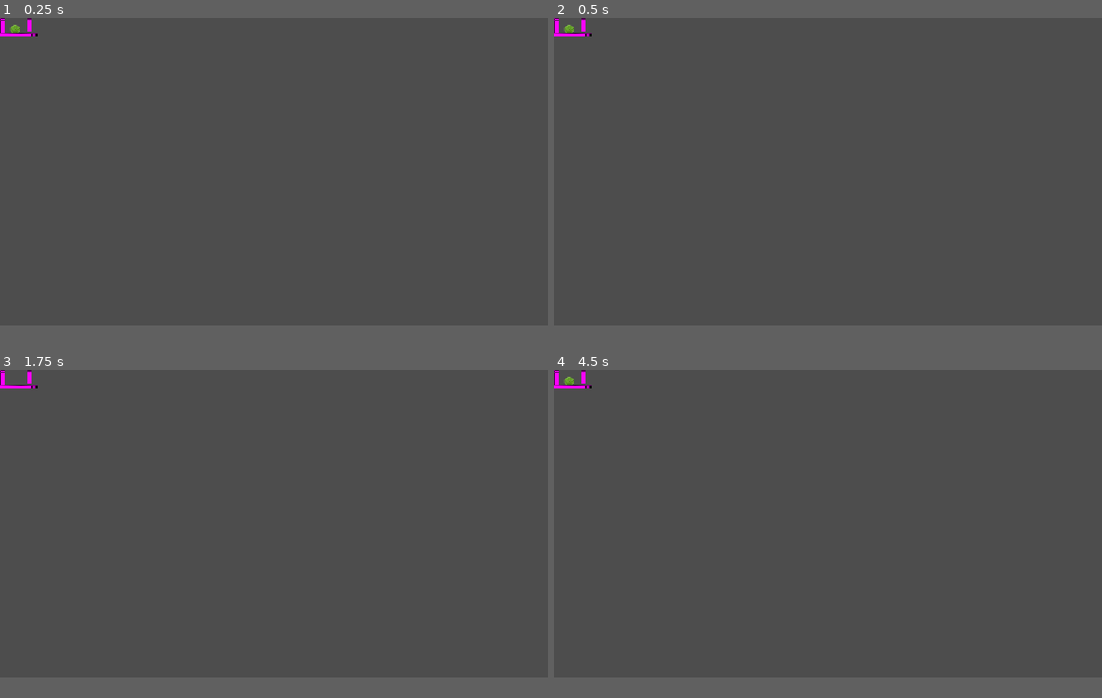
Above: before the commit, frames 1-4 (two rows, left to right).
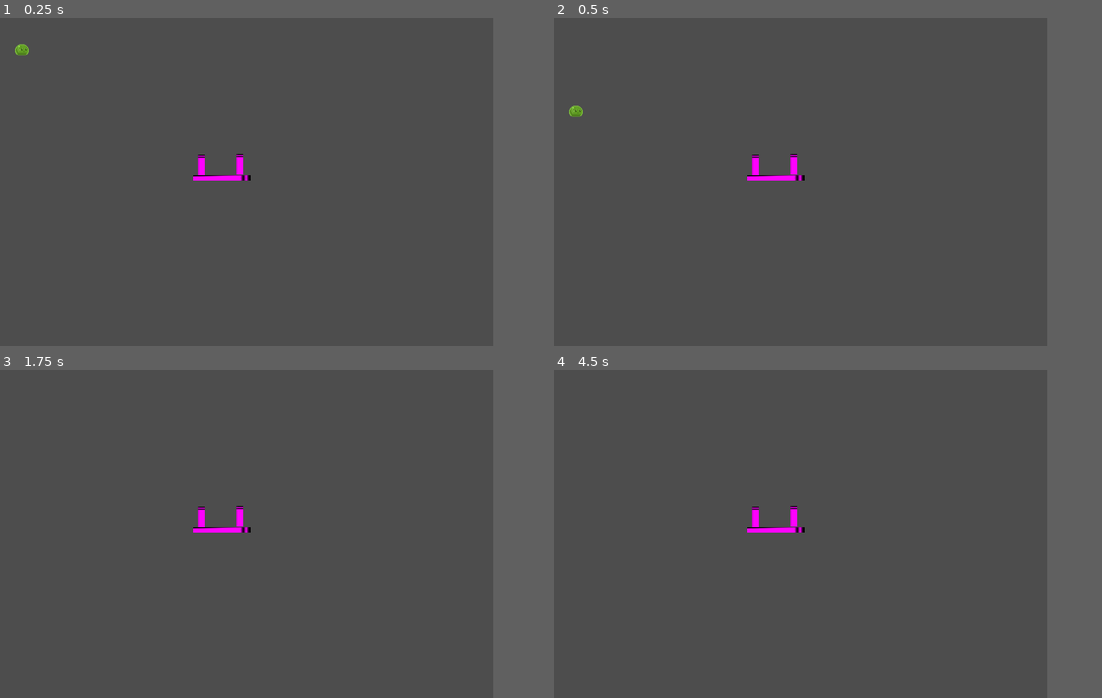
Above: after the commit, the same moments.

Repository: katfishkatfishing/bounce-
Game: Godot game, scene res://test.tscn
Same seed, same stepped clock (60 frames per second), same inputs: the game is played once before the commit and once after it.
Inputs:
- Up to frame 1 (0.25 s): no input
- Up to frame 2 (0.5 s): no input
- Up to frame 3 (1.75 s): tap Enter (ui_accept) at 0.5, 0.6, 0.77, 1.07, 1.25, 1.35, 1.52 s; hold D (right) from 0.53 s (still down)
- Up to frame 4 (4.5 s): tap Enter (ui_accept) at 1.82, 2, 2.1, 2.75, 2.85, 3.02, 3.32, 3.5, 3.6, 3.77, 4.07, 4.25, 4.35 s; release D (right) at 2.03 s; hold A (left) 2.03-2.78 s; hold D (right) 2.78-4.28 s; hold A (left) from 4.28 s (still down)
In our replay, the window is 800x450 before the commit and 720x480 after it. These sizes can differ from the game's own. Grey fills any space a smaller window leaves; there, only what the larger window draws over its background counts as a difference.

The runs differ from the first frame. In frame 1, 0.6% of the frame differs, in the area x 0-46%, y 0-50%; in frame 2, 0.6%; in frame 3, 0.5%; in frame 4, 0.5%.

Commit message:
updatee

Diff:
--- a/bounce!/player/player.tscn
+++ b/bounce!/player/player.tscn
@@ -4,7 +4,7 @@
 [ext_resource type="Texture2D" uid="uid://dsbsf728dihrk" path="res://assets/sprites/hks.png" id="2_g1dw6"]
 
 [sub_resource type="CircleShape2D" id="CircleShape2D_7numd"]
-radius = 8.0
+radius = 9.0
 
 [sub_resource type="AtlasTexture" id="AtlasTexture_yw30f"]
 atlas = ExtResource("2_g1dw6")
@@ -36,4 +36,4 @@
 
 [node name="AnimatedSprite2D" type="AnimatedSprite2D" parent="." unique_id=1208525970]
 sprite_frames = SubResource("SpriteFrames_d0u6y")
-frame_progress = 0.87522024
+frame_progress = 0.017601568
--- a/bounce!/project.godot
+++ b/bounce!/project.godot
@@ -17,6 +17,8 @@
 
 [display]
 
+window/size/viewport_width=720
+window/size/viewport_height=480
 window/stretch/mode="canvas_items"
 window/stretch/aspect="expand"
 
--- a/bounce!/scripts/player.gd
+++ b/bounce!/scripts/player.gd
@@ -11,12 +11,12 @@
 		velocity += get_gravity() * delta
 
 	# Handle jump.
-	if Input.is_action_just_pressed("ui_accept") and is_on_floor():
+	if Input.is_action_just_pressed("up") and is_on_floor():
 		velocity.y = JUMP_VELOCITY
 
 	# Get the input direction and handle the movement/deceleration.
 	# As good practice, you should replace UI actions with custom gameplay actions.
-	var direction := Input.get_axis("ui_left", "ui_right")
+	var direction := Input.get_axis("left", "right")
 	if direction:
 		velocity.x = direction * SPEED
 	else:
--- a/bounce!/test.tscn
+++ b/bounce!/test.tscn
@@ -10,7 +10,7 @@
 [node name="test" type="Node2D" unique_id=808088760]
 
 [node name="floor" type="Sprite2D" parent="." unique_id=1360081105]
-position = Vector2(6, 16)
+position = Vector2(293.81598, 215)
 scale = Vector2(0.5, 1.5)
 texture = SubResource("PlaceholderTexture2D_yf5fn")
 
@@ -20,7 +20,7 @@
 shape = SubResource("RectangleShape2D_57qmd")
 
 [node name="floor2" type="Sprite2D" parent="." unique_id=1676612088]
-position = Vector2(62, 15)
+position = Vector2(349.81598, 214)
 scale = Vector2(0.5, 1.5)
 texture = SubResource("PlaceholderTexture2D_yf5fn")
 
@@ -30,7 +30,7 @@
 shape = SubResource("RectangleShape2D_57qmd")
 
 [node name="floor3" type="Sprite2D" parent="." unique_id=397921690]
-position = Vector2(36.000004, 34.999996)
+position = Vector2(323.81595, 233.99997)
 rotation = 1.5643431
 scale = Vector2(0.38139108, 4.17922)
 texture = SubResource("PlaceholderTexture2D_yf5fn")
